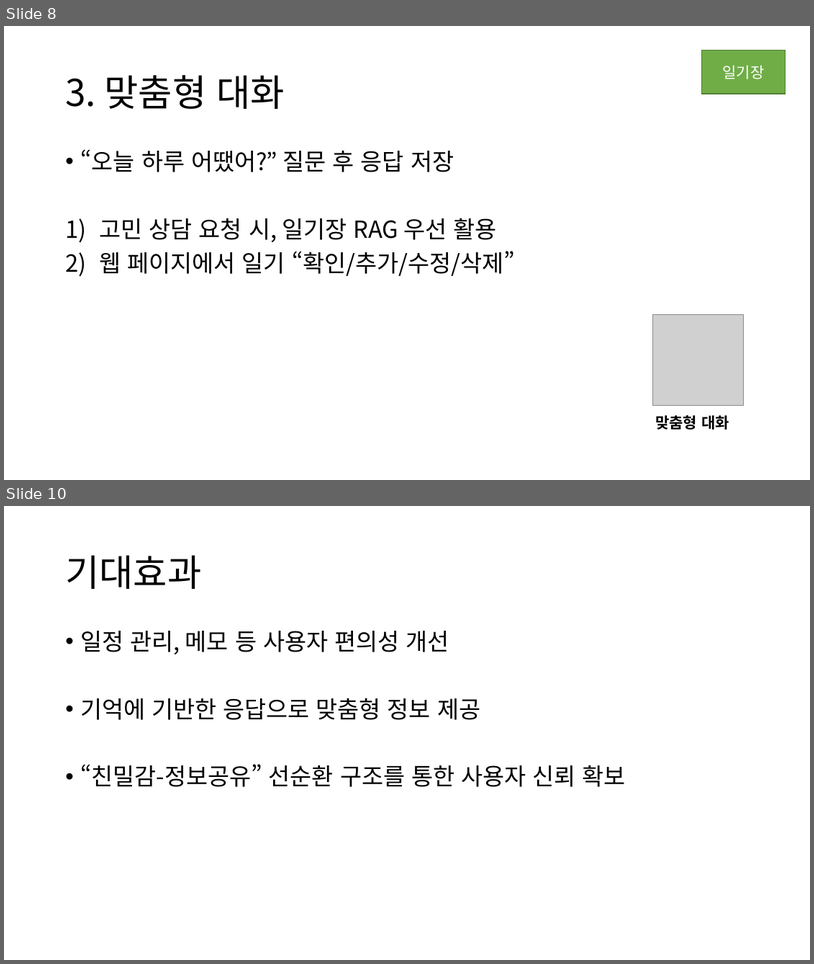
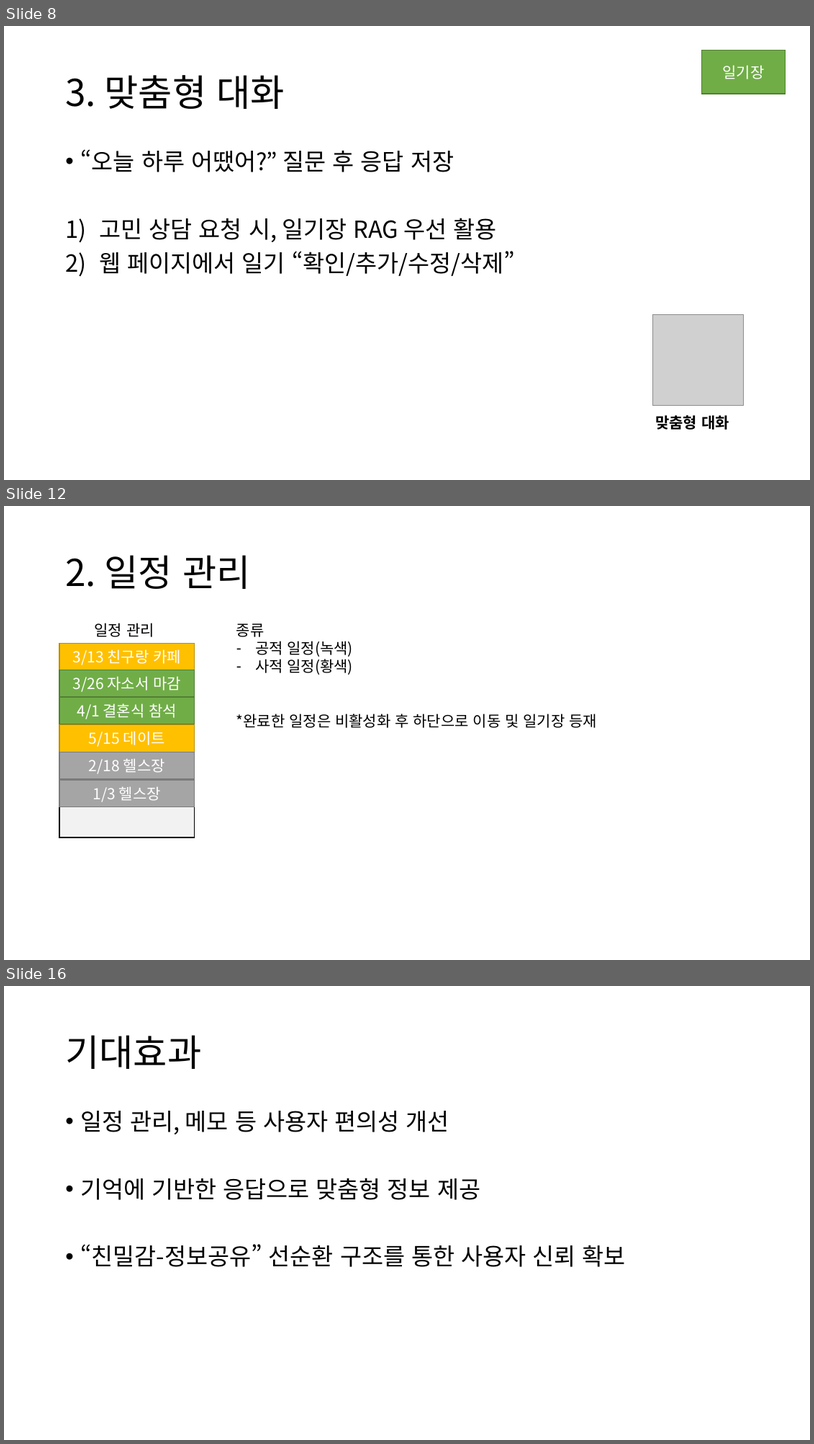
Before and after one commit to HeyHO2154/Id, a slide deck: 시스템 설계도.pptx. Shown one above the other, each under a label of ours: slides 8 and 10 before the commit, slides 8, 12 and 16 after it; the slides between them are not shown. The pictures are 814x964 and 814x1444 pixels, drawn with LibreOffice and Linux fonts; fonts in the diff are those of the drawing; grey boxes stand for pictures. Boxes give left, top, right and bottom in pixels: in the first picture for what was removed or moved away, otherwise in the second. Text is boxed around its words. In the diff, an @@ line names an element or a change of style, - is before the commit and + after.

```diff
--- a/시스템 설계도.pptx
+++ b/시스템 설계도.pptx
@@ slide 12 added at (x1=4, y1=506, x2=810, y2=960), background #FFFFFF @@
@@ title added at (x1=65, y1=555, x2=251, y2=589), 44 pt, text #000000 @@
+2. 일정 관리
@@ text added at (x1=95, y1=623, x2=154, y2=637), 18 pt, text #000000 @@
+일정 관리
@@ text added at (x1=237, y1=623, x2=597, y2=728), 18 pt, text #000000 @@
+종류
+– 공적 일정(녹색)
+– 사적 일정(황색)
+*완료한 일정은 비활성화 후 하단으로 이동 및 일기장 등재
@@ rectangle added at (x1=59, y1=644, x2=195, y2=837), fill #F2F2F2, outline #000000 1.5 pt @@
@@ rectangle added at (x1=59, y1=643, x2=195, y2=669), fill #FFC000, outline #BD8E00 1 pt, 18 pt, text #FFFFFF @@
+3/13 친구랑 카페
@@ rectangle added at (x1=59, y1=670, x2=195, y2=697), fill #70AD47, outline #538035 1 pt, 18 pt, text #FFFFFF @@
+3/26 자소서 마감
@@ rectangle added at (x1=59, y1=698, x2=195, y2=723), fill #70AD47, outline #538035 1 pt, 18 pt, text #FFFFFF @@
+4/1 결혼식 참석
@@ rectangle added at (x1=59, y1=725, x2=195, y2=752), fill #FFC000, outline #BD8E00 1 pt, 18 pt, text #FFFFFF @@
+5/15 데이트
@@ rectangle added at (x1=59, y1=752, x2=195, y2=778), fill #A5A5A5, outline #7A7A7A 1 pt, 18 pt, text #FFFFFF @@
+2/18 헬스장
@@ rectangle added at (x1=59, y1=780, x2=195, y2=806), fill #A5A5A5, outline #7A7A7A 1 pt, 18 pt, text #FFFFFF @@
+1/3 헬스장
@@ what was slide 10 is now slide 16 @@
```
Also in this commit, not shown: 3 slides changed, 5 other slides added.
